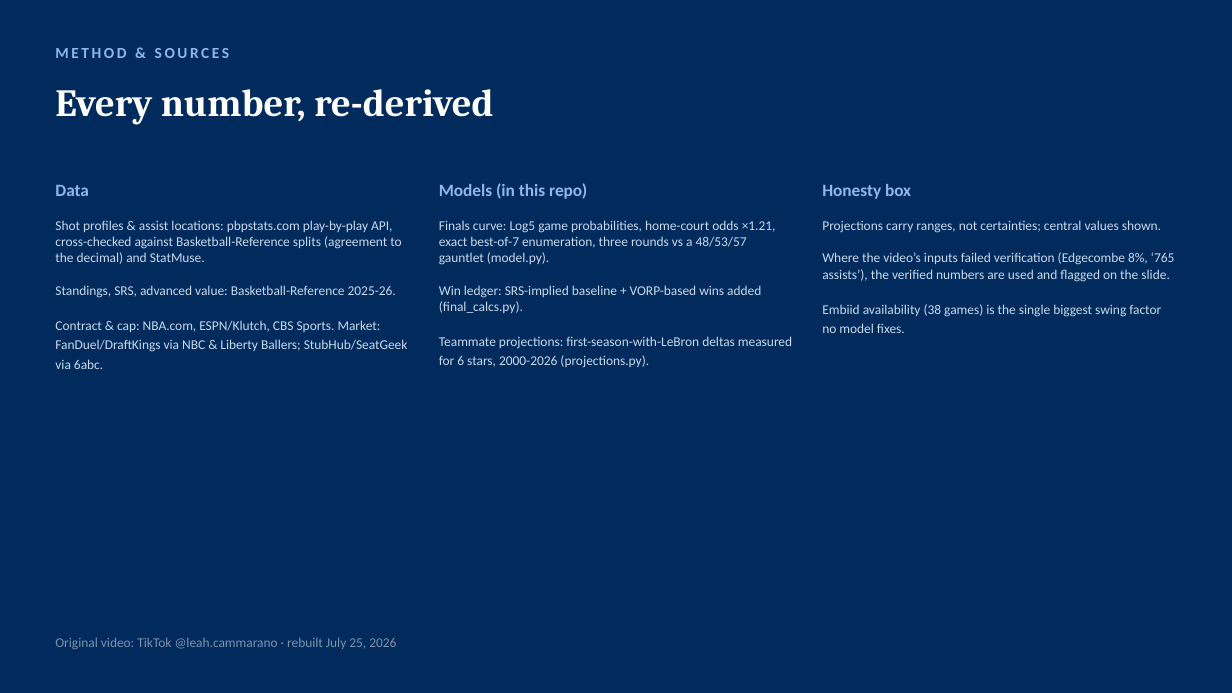
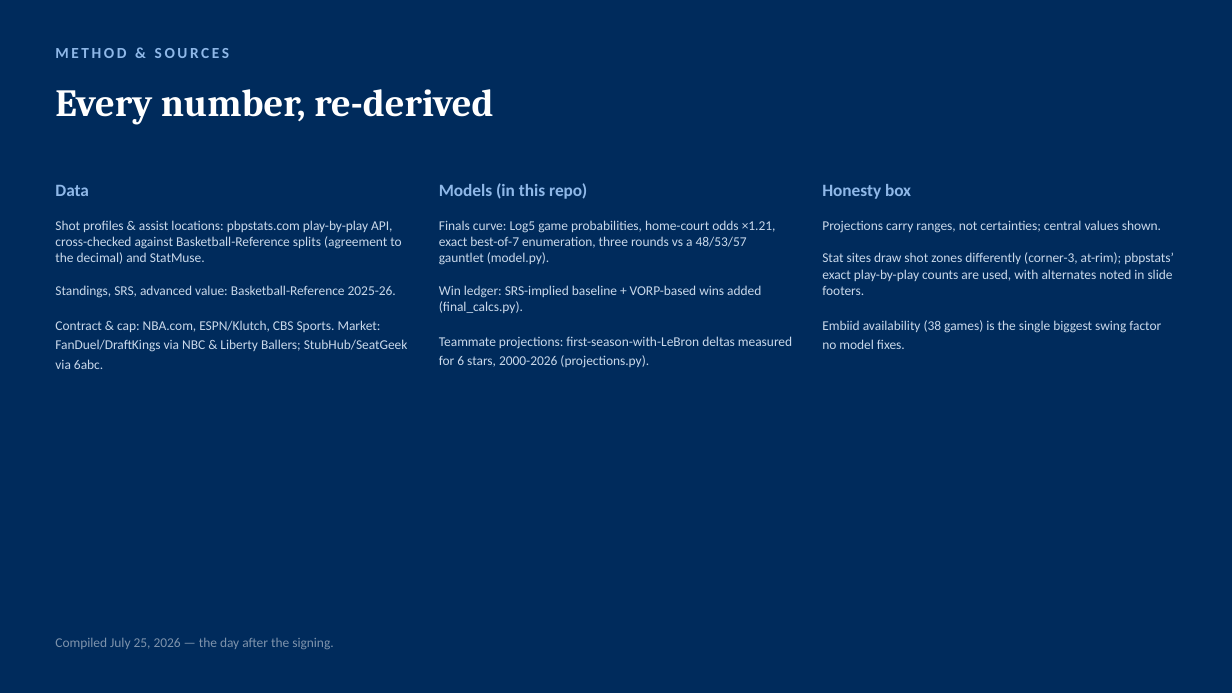
Before and after one commit to hbl41/Soupy, a slide deck: slide 12 of presentations/lebron-heist/lebron-sixers-heist.pptx (slide 13 before the commit). Drawn at 1232x693 pixels with LibreOffice and Linux fonts; fonts in the diff are those of the drawing. Boxes give left, top, right and bottom in pixels: in the first picture for what was removed or moved away, otherwise in the second. Text is boxed around its words. In the diff, an @@ line names an element or a change of style, - is before the commit and + after.

```diff
--- a/presentations/lebron-heist/lebron-sixers-heist.pptx
+++ b/presentations/lebron-heist/lebron-sixers-heist.pptx
@@ text at <box>822,220,1174,349</box>: text changed @@
-Projections carry ranges, not certainties; central values shown.
-Where the video’s inputs failed verification (Edgecombe 8%, ‘765 assists’), the verified numbers are used and flagged on the slide.
-Embiid availability (38 games) is the single biggest swing factor no model fixes.
+Projections carry ranges, not certainties; central values shown.
+Stat sites draw shot zones differently (corner-3, at-rim); pbpstats’ exact play-by-play counts are used, with alternates noted in slide footers.
+Embiid availability (38 games) is the single biggest swing factor no model fixes.
@@ text at <box>55,637,333,649</box>: text changed @@
-Original video: TikTok @leah.cammarano · rebuilt July 25, 2026
+Compiled July 25, 2026 — the day after the signing.
```
Also in this commit, not shown: 8 other slides changed, 1 slide removed, 6 other files.
